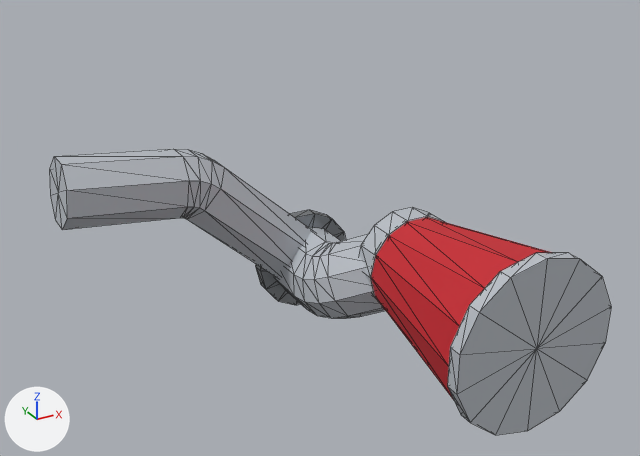
The glTF model assets/parts/intake/airflow/airflow_76_cone/apex_v8.glb, before and after one commit.
Both versions are drawn from a camera (50 mm lens) standing at (-0.146, -0.734, 0.28) and looking at (0.202, -0.101, -0.037). The lights are fixed; the arrows at lower left show +X, +Y and +Z. The first picture is the older version. Mesh edges are drawn as thin lines. Vertices at exactly the same position are counted once.

In view in the first picture: 'model'.
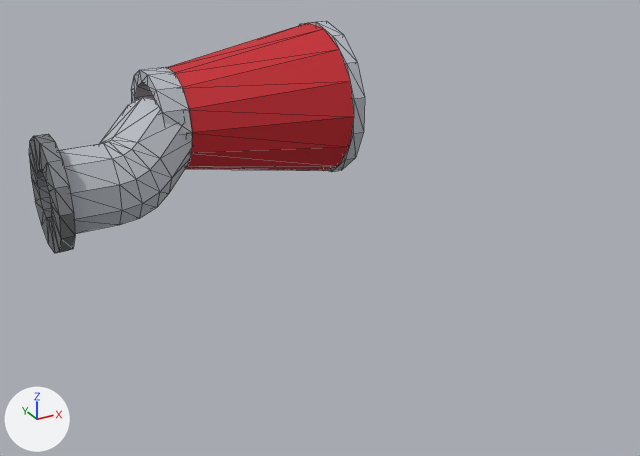
Where the change shows, as pixel boxes [x1, y1, x2, y2] in the pictures (640 x 456 px; the box of a moved part takes in the faces that stretch with it):
'model', reshaped, moved, rescaled (40% narrower, 19% shorter): before [50, 149, 611, 435]; after [29, 21, 365, 253]
part 1 of me_model, moved or reshaped: before [255, 210, 346, 305]; after [29, 134, 75, 253]
part 2 of me_model, moved or reshaped: before [371, 217, 611, 435]; after [167, 21, 365, 172]
part 3 of me_model, moved or reshaped: before [359, 207, 444, 302]; after [131, 67, 192, 167]
part 4 of me_model, added: after [58, 97, 192, 234]
part 5 of me_model, deleted: before [50, 149, 386, 318]

What the commit changed:
me_model is used by ob_model.
me_model had 282 vertices, 552 faces and spanned x -1.0..1.0, y -0.87..0.87, z -0.54..0.54.
me_model now has 233 vertices, 456 faces and spans x -1.0..1.0, y -0.58..0.58, z -0.54..0.54.
me_model part 1: the loose piece of 56 vertices spanning x 0.04..0.6, y 0.71..0.78, z -0.54..0.0 is turned 90 degrees about the z axis through its middle and scaled by 1.21, then moved by (-1.28, -0.99, 0.06).
me_model part 2: the loose piece of 59 vertices spanning x 0.18..1.0, y -0.87..0.06, z -0.5..0.34 is turned 90 degrees about the z axis through its middle and scaled by 1.21, then moved by (-0.15, 0.49, 0.1).
me_model part 3: the loose piece of 56 vertices spanning x 0.32..0.86, y 0.03..0.17, z -0.34..0.18 is turned 90 degrees about the z axis through its middle and scaled by 1.21, then moved by (-0.77, -0.02, 0.1).
me_model part 4: a new loose piece of 62 vertices spanning x -0.92..-0.03, y -0.48..0.22, z -0.46..0.21, in mat_car_atlas (picture img_car_atlas).
me_model part 5: the loose piece of 111 vertices spanning x -1.0..0.7, y -0.03..0.87, z -0.48..0.54 is deleted.
Object 'model' (ob_model) moves from (0.182, -0.131, -0.0703) to (0.14, 0.0374, 0.0314).
Object 'model' (ob_model) is rescaled from (0.184, 0.184, 0.184) to (0.152, 0.152, 0.152).
